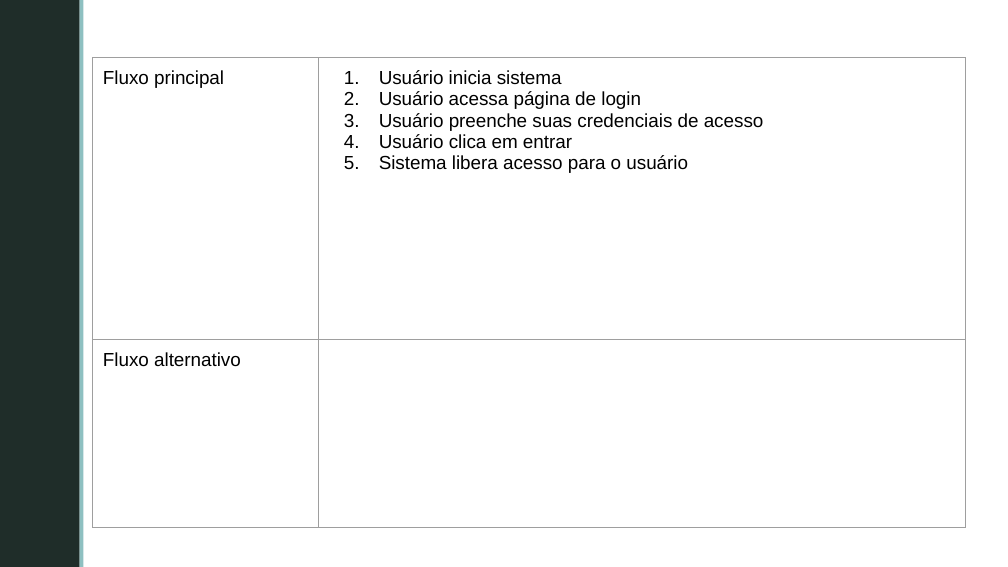
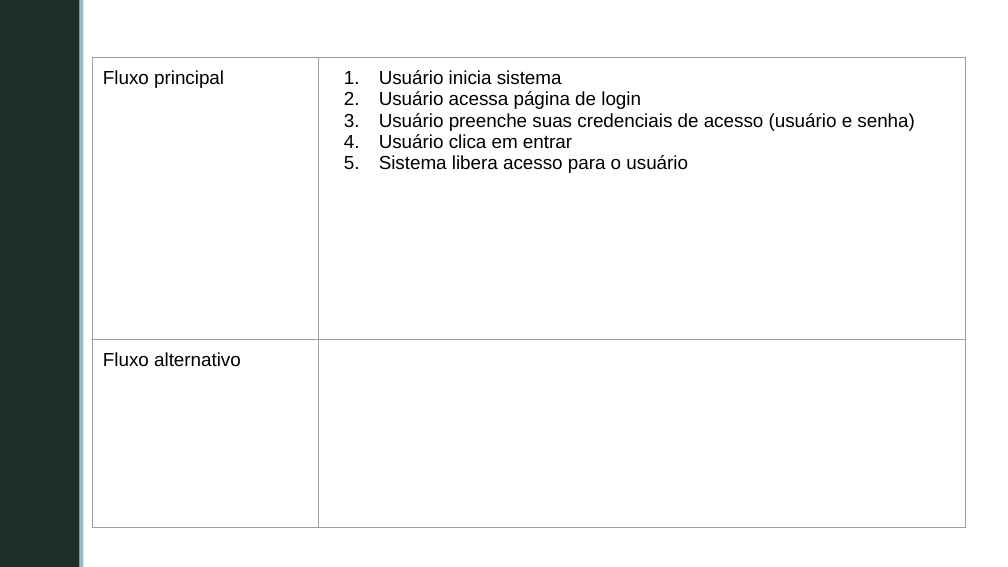
Before and after one commit to GabrielFVieira/PDV_Grupo5_Projeto_Software, a slide deck: slide 6 of documentos/CasosDeUso_Requisitos.pptx (slide 3 before the commit). Drawn at 1008x567 pixels with LibreOffice and Linux fonts; fonts in the diff are those of the drawing; background and template pictures are left out. Boxes give left, top, right and bottom in pixels: in the first picture for what was removed or moved away, otherwise in the second. Text is boxed around its words. In the diff, an @@ line names an element or a change of style, - is before the commit and + after.

```diff
--- a/documentos/CasosDeUso_Requisitos.pptx
+++ b/documentos/CasosDeUso_Requisitos.pptx
@@ table at [93,57,966,388] @@
-row 1, column 2: Usuário inicia sistema / Usuário acessa página de login / Usuário preenche suas credenciais de acesso / Usuário clica em entrar / Sistema libera acesso para o usuário
+row 1, column 2: Usuário inicia sistema / Usuário acessa página de login / Usuário preenche suas credenciais de acesso (usuário e senha) / Usuário clica em entrar / Sistema libera acesso para o usuário
```
Also in this commit, not shown: 8 other slides changed, 1 slide added, 1 slide removed, 1 other file.
